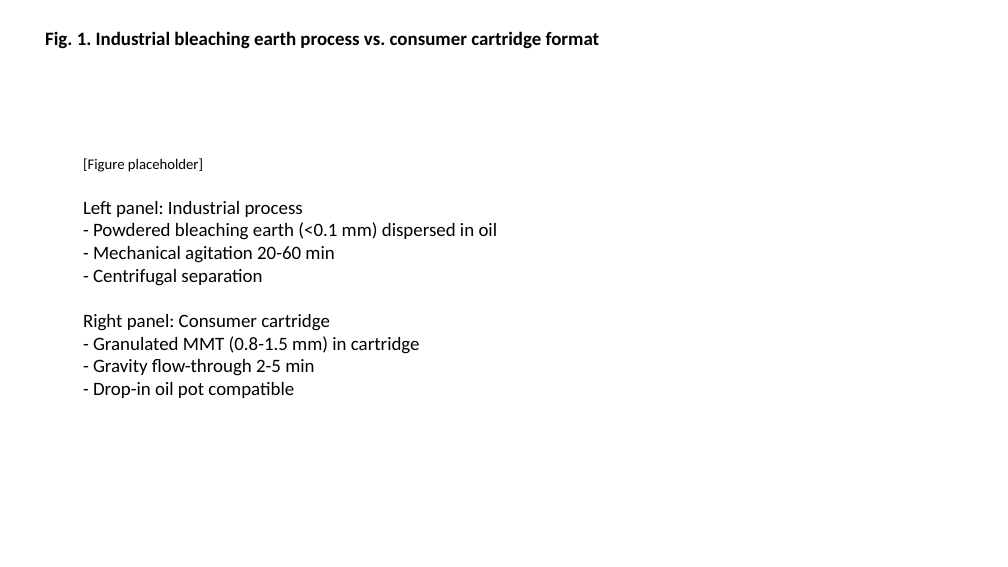
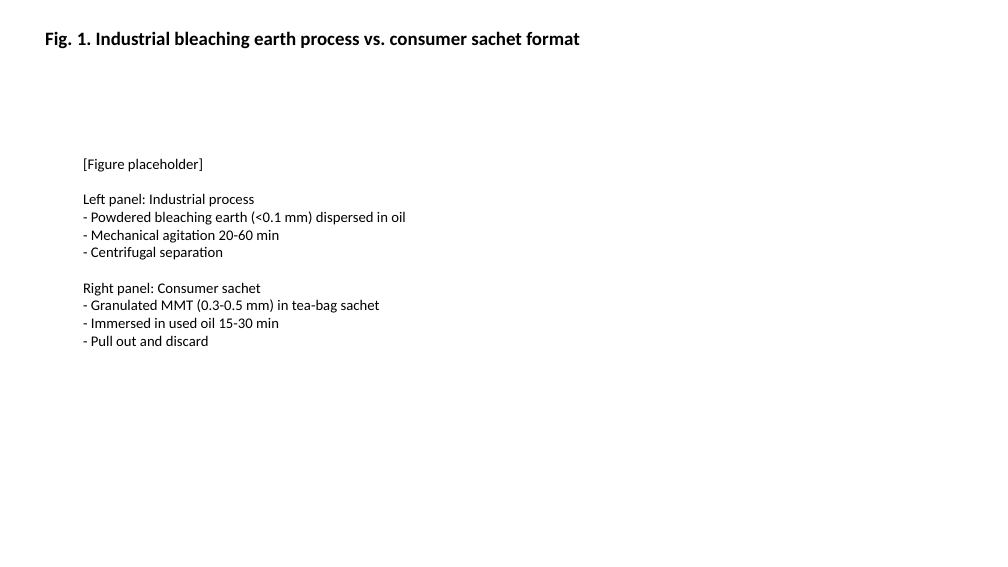
Before and after one commit to bougtoir/medical-accident-its-analysis, a slide deck: slide 3 of montmorillonite_oil/figures_tables.pptx. Drawn at 1008x567 pixels with LibreOffice and Linux fonts; fonts in the diff are those of the drawing. Boxes give left, top, right and bottom in pixels: in the first picture for what was removed or moved away, otherwise in the second. Text is boxed around its words. In the diff, an @@ line names an element or a change of style, - is before the commit and + after.

```diff
--- a/montmorillonite_oil/figures_tables.pptx
+++ b/montmorillonite_oil/figures_tables.pptx
@@ text at <box>45,31,580,49</box>: text changed @@
-Fig. 1. Industrial bleaching earth process vs. consumer cartridge format
+Fig. 1. Industrial bleaching earth process vs. consumer sachet format
@@ text at <box>83,193,406,260</box>: size 18 to 14 pt in "Left panel: Industrial process", "- Powdered bleaching earth (<0.1 mm) dispersed ...", "- Mechanical agitation 20-60 min", "- Centrifugal separation" @@
@@ text at <box>83,282,380,346</box>: text changed; size 18 to 14 pt @@
-Right panel: Consumer cartridge
-- Granulated MMT (0.8-1.5 mm) in cartridge
-- Gravity flow-through 2-5 min
-- Drop-in oil pot compatible
+Right panel: Consumer sachet
+- Granulated MMT (0.3-0.5 mm) in tea-bag sachet
+- Immersed in used oil 15-30 min
+- Pull out and discard
```
Also in this commit, not shown: 2 other slides changed, 5 other files.
